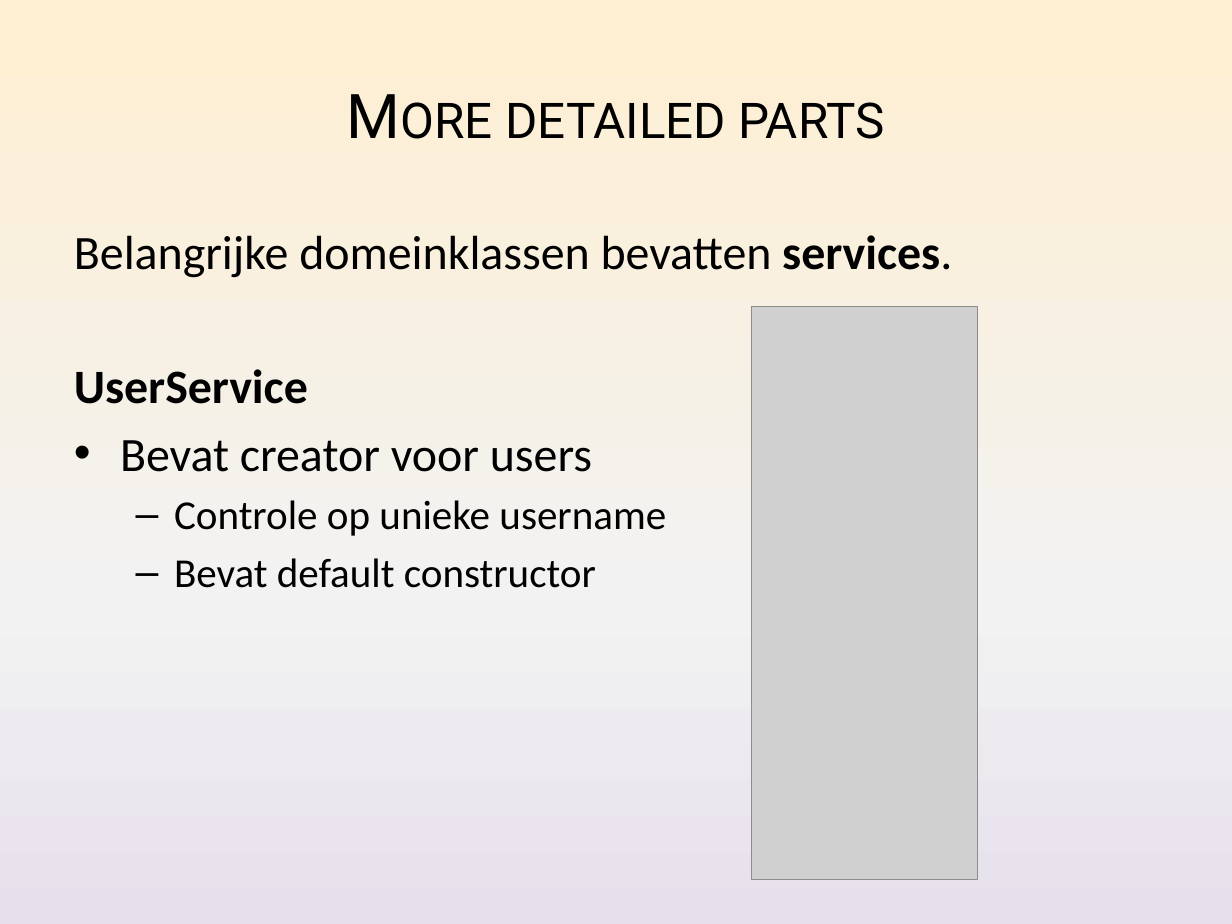
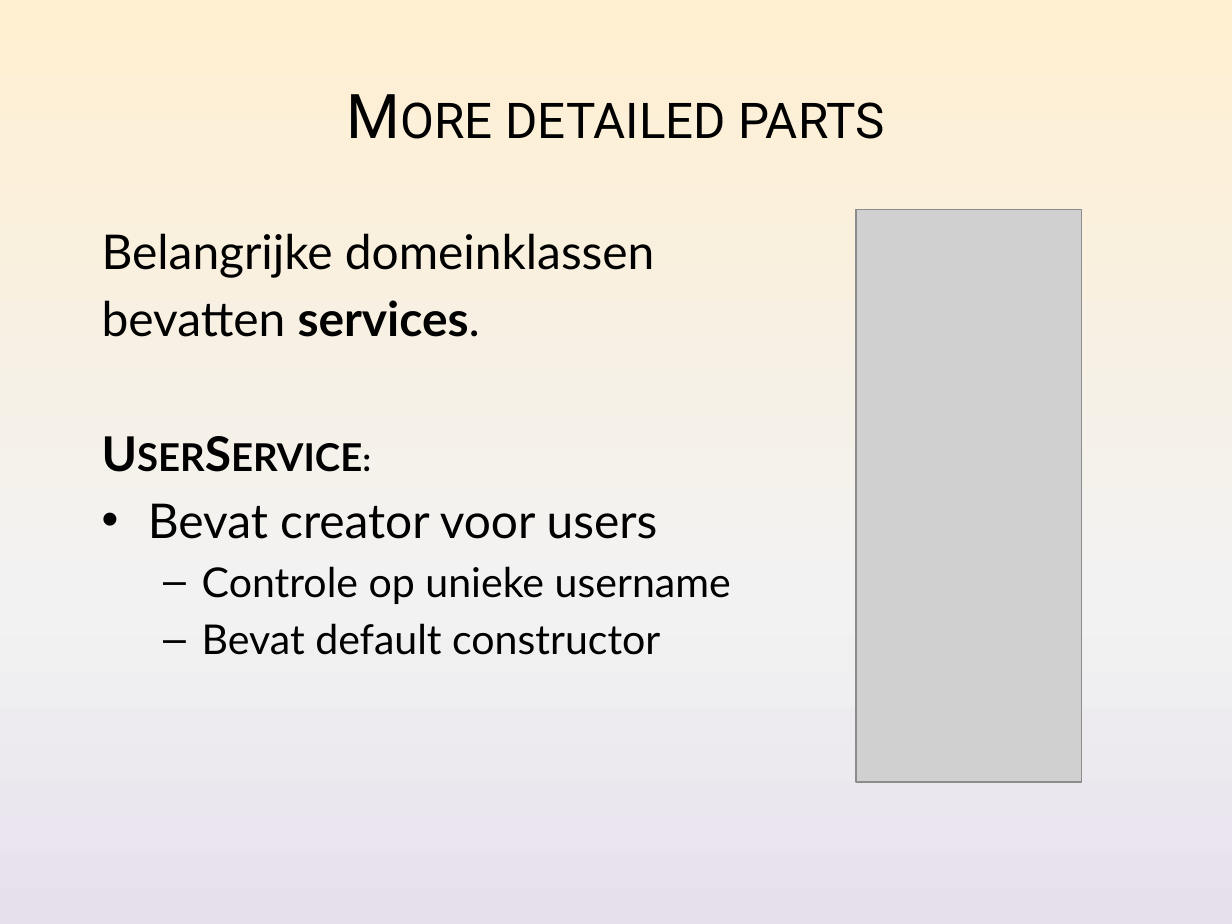
Before and after one commit to Nickelium/Software-Development, a slide deck: slide 6 of presentatie/SWOP Presentatie Inhoud.pptx. Drawn at 1232x924 pixels with LibreOffice and Linux fonts; fonts in the diff are those of the drawing; grey boxes stand for pictures. Boxes give left, top, right and bottom in pixels: in the first picture for what was removed or moved away, otherwise in the second. Text is boxed around its words. In the diff, an @@ line names an element or a change of style, - is before the commit and + after.

```diff
--- a/presentatie/SWOP Presentatie Inhoud.pptx
+++ b/presentatie/SWOP Presentatie Inhoud.pptx
@@ picture: place and size @@
-picture at box(752, 307, 977, 880)
+picture at box(856, 209, 1082, 782)
@@ text "Belangrijke domeinklassen": place and size @@
-text "Belangrijke domeinklassen" at box(74, 235, 952, 588)
+text "Belangrijke domeinklassen" at box(102, 233, 731, 655)
@@ text at box(102, 233, 655, 337): text changed; font Calibri to Lato @@
-Belangrijke domeinklassen bevatten services.
-UserService
+Belangrijke domeinklassen
+bevatten services.
+UserService:
@@ text at box(148, 503, 731, 655): font Calibri to Lato in "Bevat creator voor users", "Controle op unieke username", "Bevat default constructor" @@
```
Also in this commit, not shown: 10 other slides changed, 1 slide removed.
